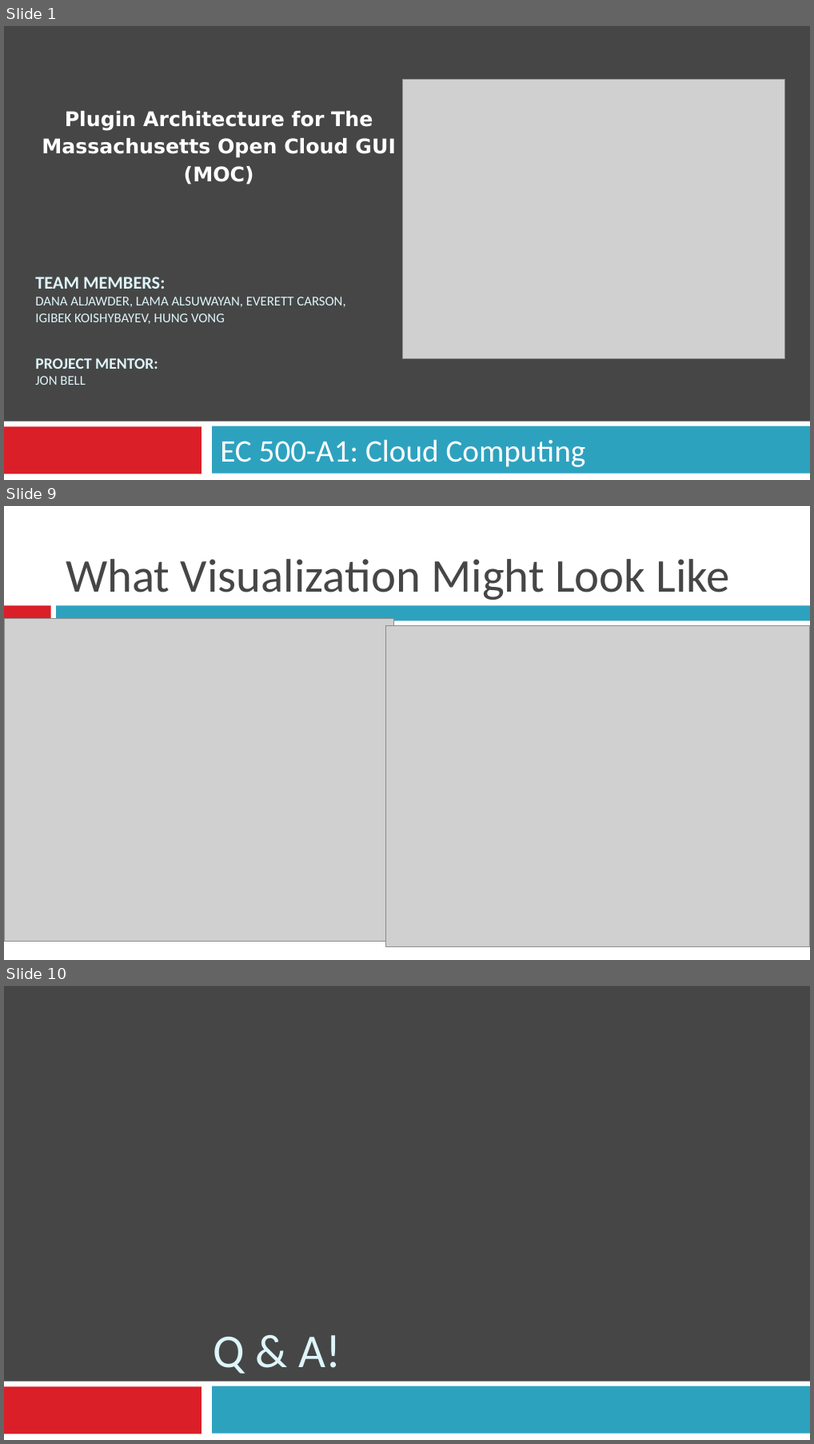
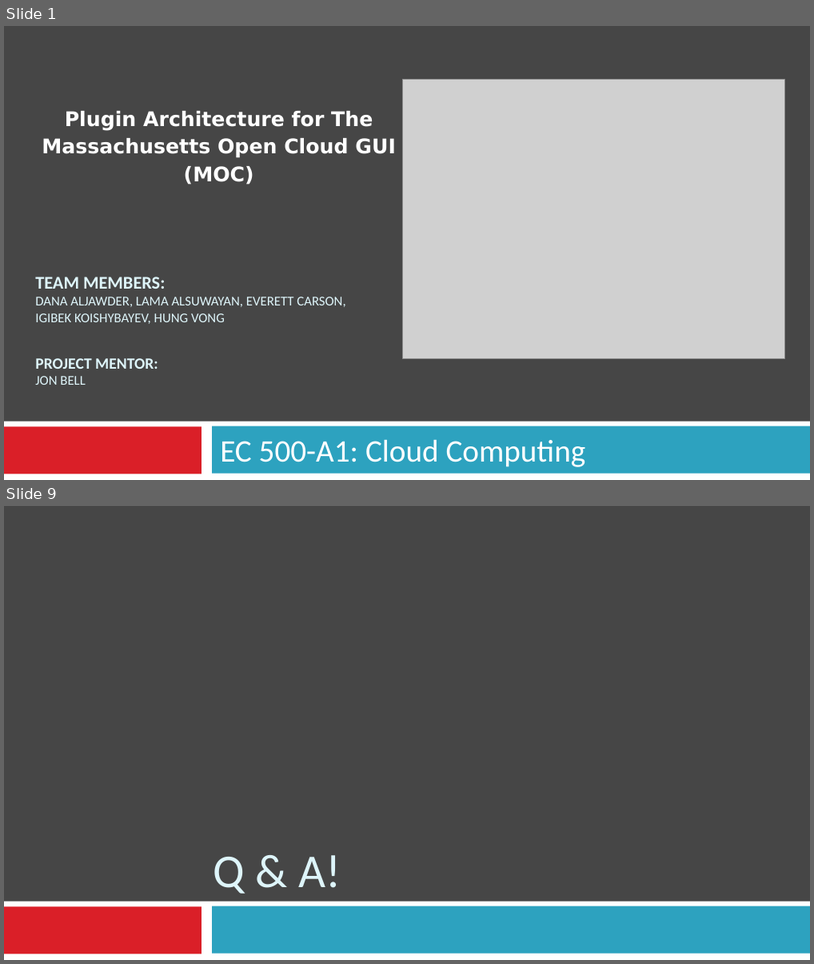
Before and after one commit to BU-EC500-SP15/moc-gui-plugins, a slide deck: MOCUIPlugin-Demo2.pptx. Shown one above the other, each under a label of ours: slides 1, 9 and 10 before the commit, slides 1 and 9 after it; the slides between them are not shown. The pictures are 814x1444 and 814x964 pixels, drawn with LibreOffice and Linux fonts; fonts in the diff are those of the drawing; grey boxes stand for pictures. Boxes give left, top, right and bottom in pixels: in the first picture for what was removed or moved away, otherwise in the second. Text is boxed around its words. In the diff, an @@ line names an element or a change of style, - is before the commit and + after.

```diff
--- a/MOCUIPlugin-Demo2.pptx
+++ b/MOCUIPlugin-Demo2.pptx
@@ slide 9 removed at bbox=[4, 506, 810, 960], background #FFFFFF @@
@@ title removed at bbox=[66, 559, 730, 600] @@
-What Visualization Might Look Like
@@ rectangle removed at bbox=[4, 606, 50, 621] @@
@@ picture removed at bbox=[4, 619, 394, 941] @@
@@ rectangle removed at bbox=[57, 606, 810, 621] @@
@@ picture removed at bbox=[386, 625, 810, 946] @@
@@ what was slide 10 is now slide 9 @@
```
Also in this commit, not shown: 5 slides changed, 2 slides added, 2 other slides removed.
